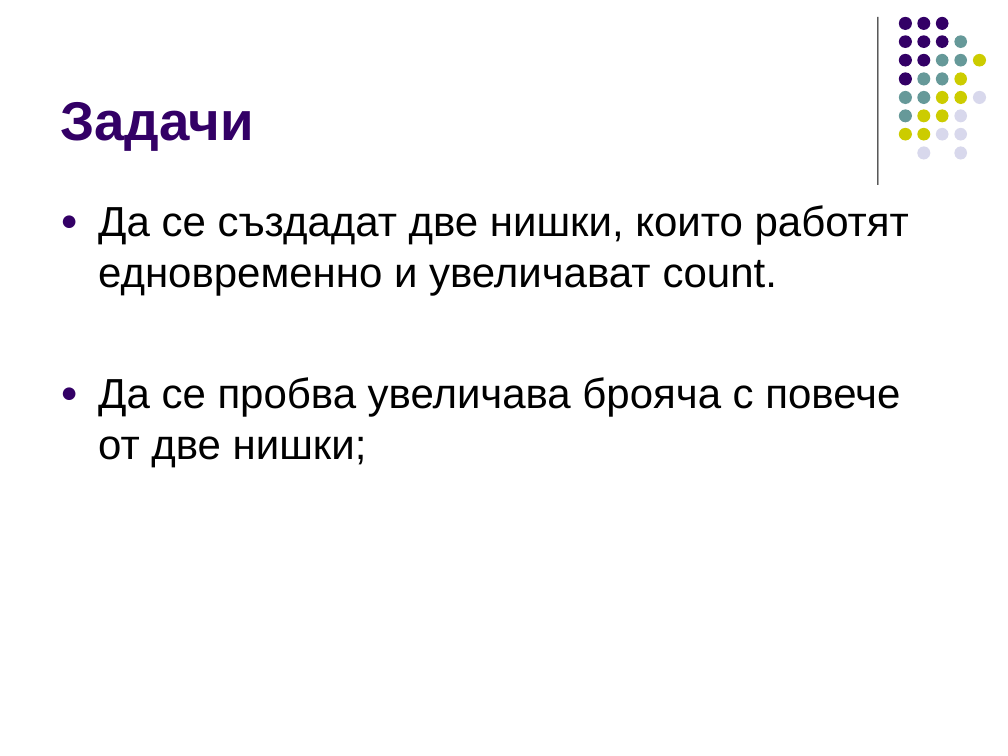
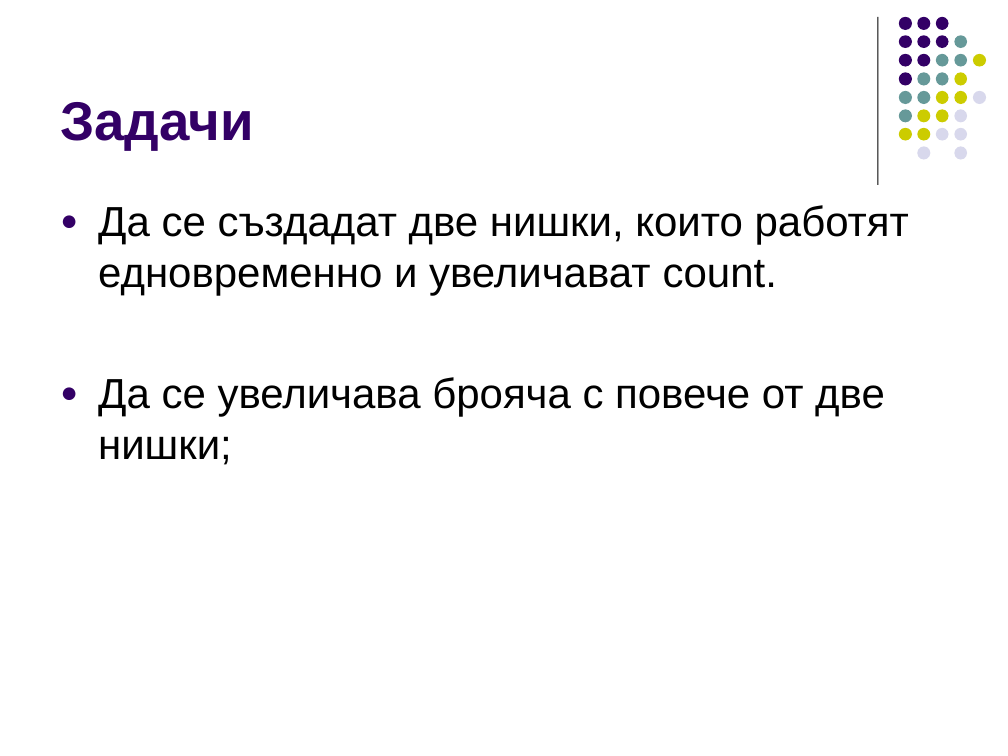
Before and after one commit to ivorusev/startup-factory-java-course, a slide deck: slide 6 of slides/8-Threads.ppt. Drawn at 1008x756 pixels with LibreOffice and Linux fonts; fonts in the diff are those of the drawing. Boxes give left, top, right and bottom in pixels: in the first picture for what was removed or moved away, otherwise in the second. Text is boxed around its words. In the diff, an @@ line names an element or a change of style, - is before the commit and + after.

```diff
--- a/slides/8-Threads.ppt
+++ b/slides/8-Threads.ppt
@@ text at [98, 377, 885, 465]: text changed @@
-● Да се пробва увеличава брояча с повече от две нишки;
+● Да се увеличава брояча с повече от две нишки;
```
Also in this commit, not shown: 2 other files.
